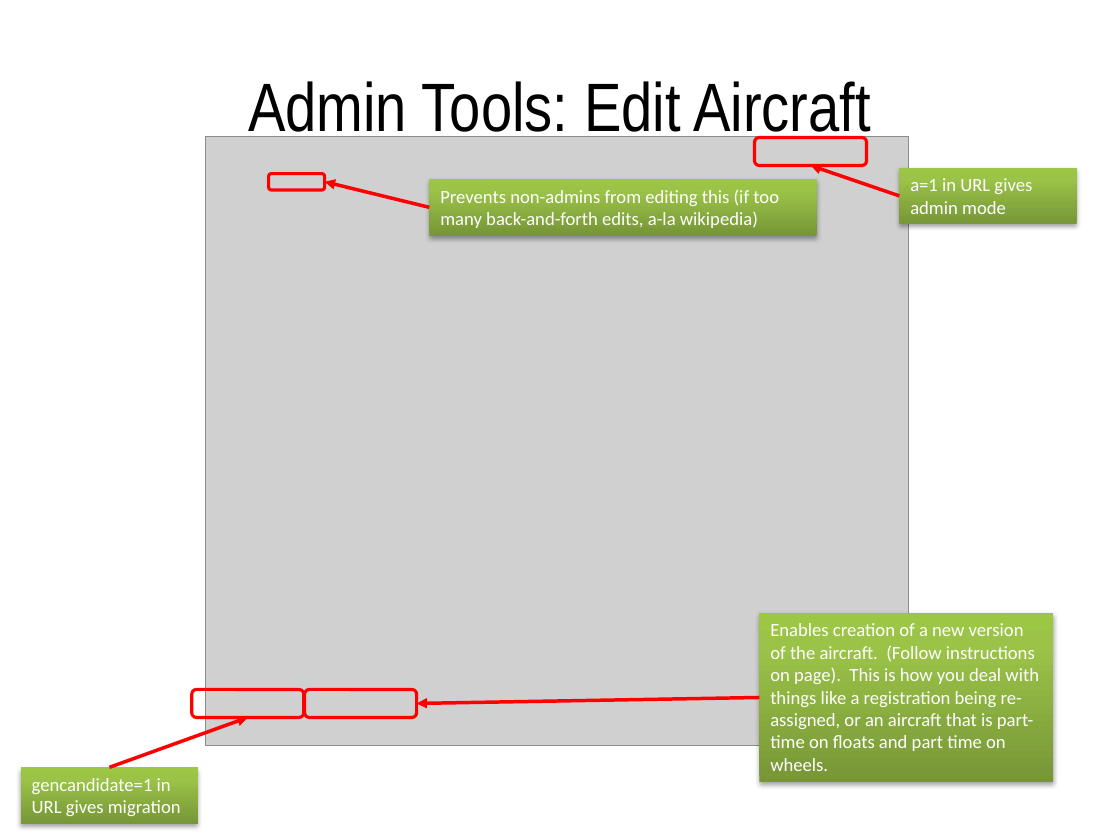
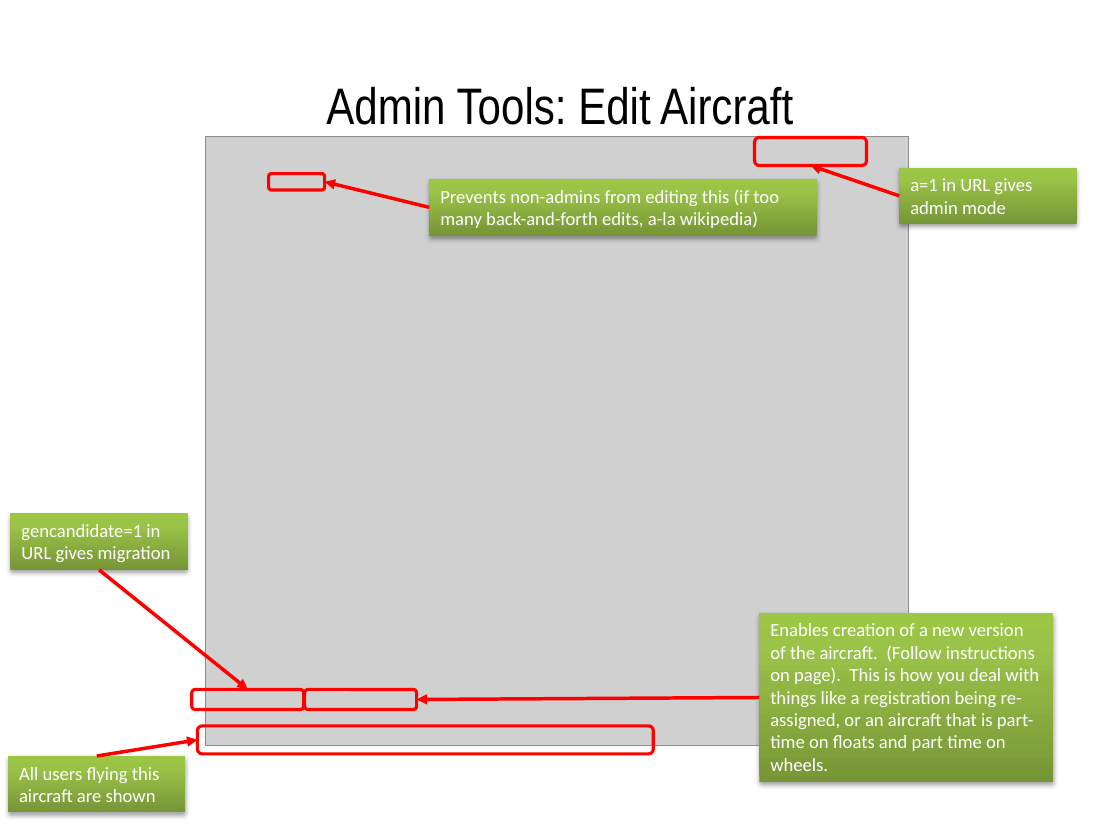
Before and after one commit to ericberman/MyFlightbookWeb, a slide deck: slide 22 of MyFlightbook.Web/Private/MyFlightbook Admin Tools.pptx (slide 21 before the commit). Drawn at 1120x840 pixels with LibreOffice and Linux fonts; fonts in the diff are those of the drawing; grey boxes stand for pictures; background and template pictures are left out. Boxes give left, top, right and bottom in pixels: in the first picture for what was removed or moved away, otherwise in the second. Text is boxed around its words. In the diff, an @@ line names an element or a change of style, - is before the commit and + after.

Commit message:
Update admin tools ppt

```diff
--- a/MyFlightbook.Web/Private/MyFlightbook Admin Tools.pptx
+++ b/MyFlightbook.Web/Private/MyFlightbook Admin Tools.pptx
@@ title "Admin Tools: Edit Aircraft" at [326,86,793,125]: size 44 to 33 pt @@
@@ rectangle "gencandidate=1 in URL gives migration": place and size @@
-rectangle "gencandidate=1 in URL gives migration" at [21,767,198,823]
+rectangle "gencandidate=1 in URL gives migration" at [10,513,187,569]
@@ arrow moved from (110, 767) - (248, 718) to (100, 570) - (248, 690) @@
@@ rounded rectangle: place and size @@
-rounded rectangle at [192,690,304,718]
+rounded rectangle at [192,690,304,710]
@@ rounded rectangle: place and size @@
-rounded rectangle at [305,690,417,718]
+rounded rectangle at [305,690,417,710]
@@ arrow moved from (759, 698) - (417, 703) to (759, 698) - (417, 700) @@
@@ arrow added from (96, 756) to (197, 740), #FF0000 2.25 pt @@
@@ rounded rectangle added at [197,726,653,754], outline #FF0000 2 pt @@
@@ rectangle added at [8,756,185,812], fill gradient #779737 to #9BC348 to #9DC746, 12 pt, text #FFFFFF @@
+All users flying this aircraft are shown
```
Also in this commit, not shown: 42 other slides changed, 2 slides added.
